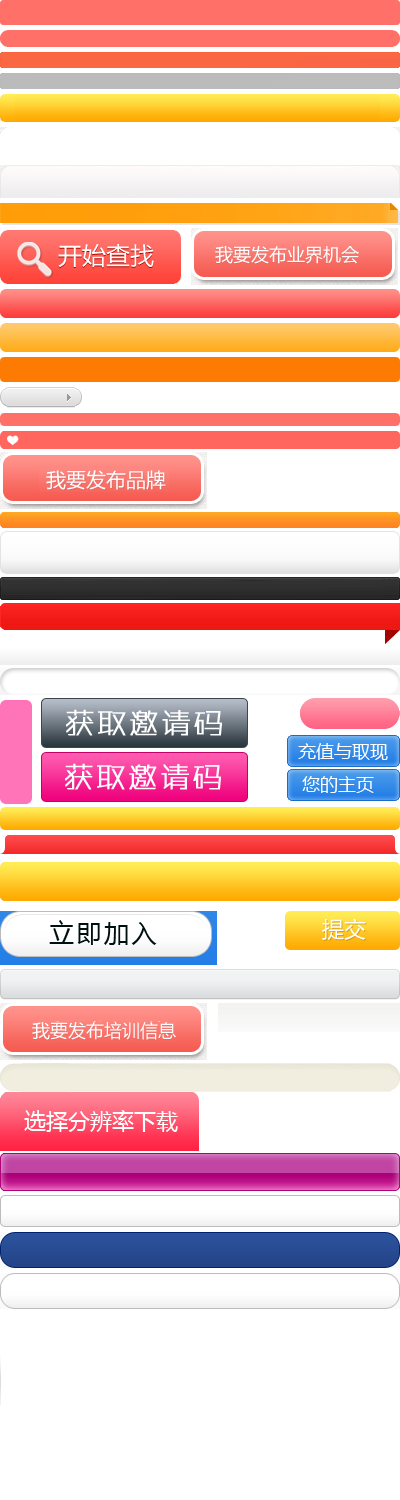
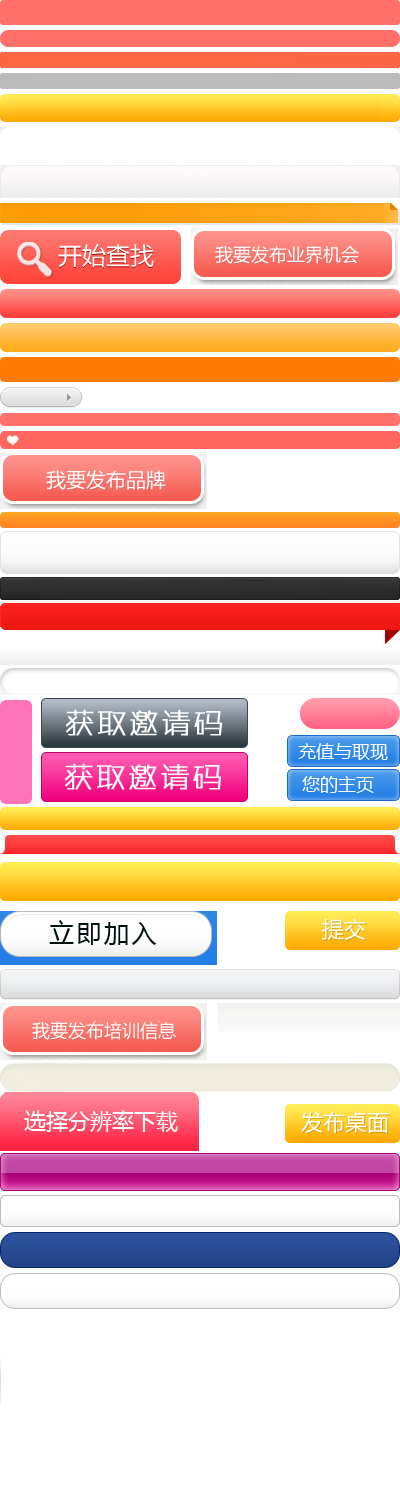
Layer changes from the first (400, 1500) image to the second:
added layer "图层 62" above "图层 61" over [285, 1104, 400, 1143]
